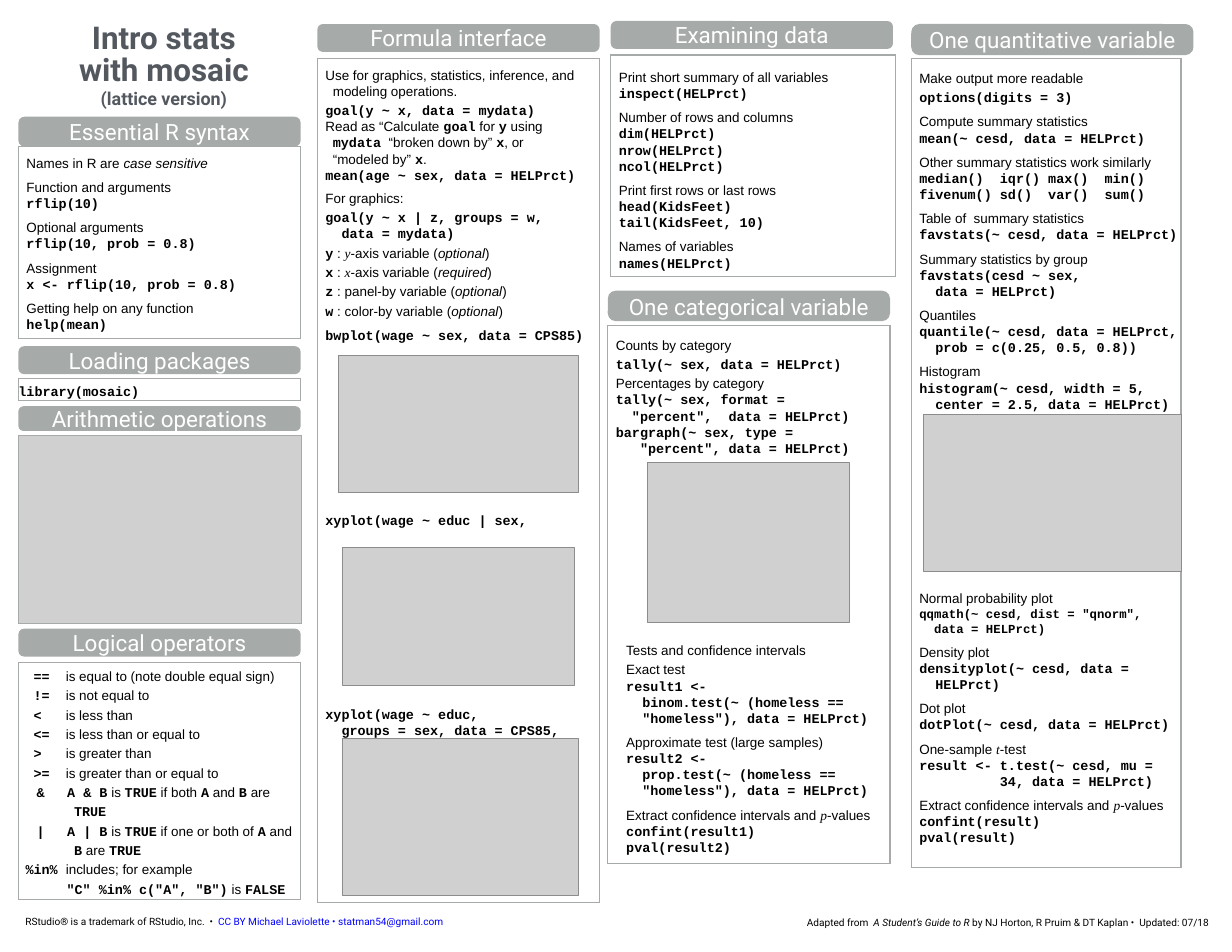
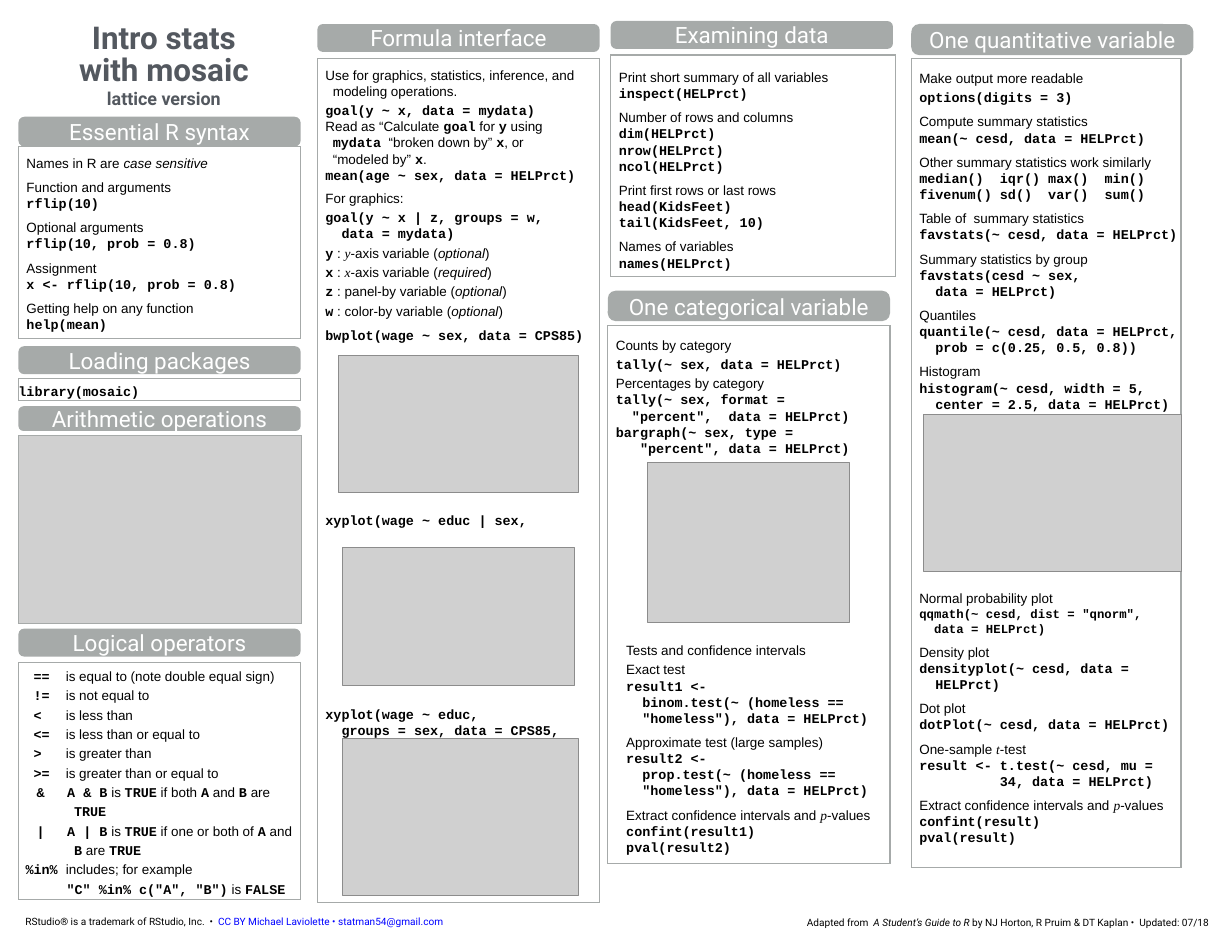
Before and after one commit to mlaviolet/Mosaic-cheatsheets, a slide deck: slide 1 of mosaic-cheatsheet-lattice.pptx. Drawn at 1232x952 pixels with LibreOffice and Linux fonts; fonts in the diff are those of the drawing; grey boxes stand for pictures. Boxes give left, top, right and bottom in pixels: in the first picture for what was removed or moved away, otherwise in the second. Text is boxed around its words. In the diff, an @@ line names an element or a change of style, - is before the commit and + after.

```diff
--- a/mosaic-cheatsheet-lattice.pptx
+++ b/mosaic-cheatsheet-lattice.pptx
@@ text at [107,91,221,105]: text changed @@
-(lattice version)
+lattice version
```
Also in this commit, not shown: 3 other files.
